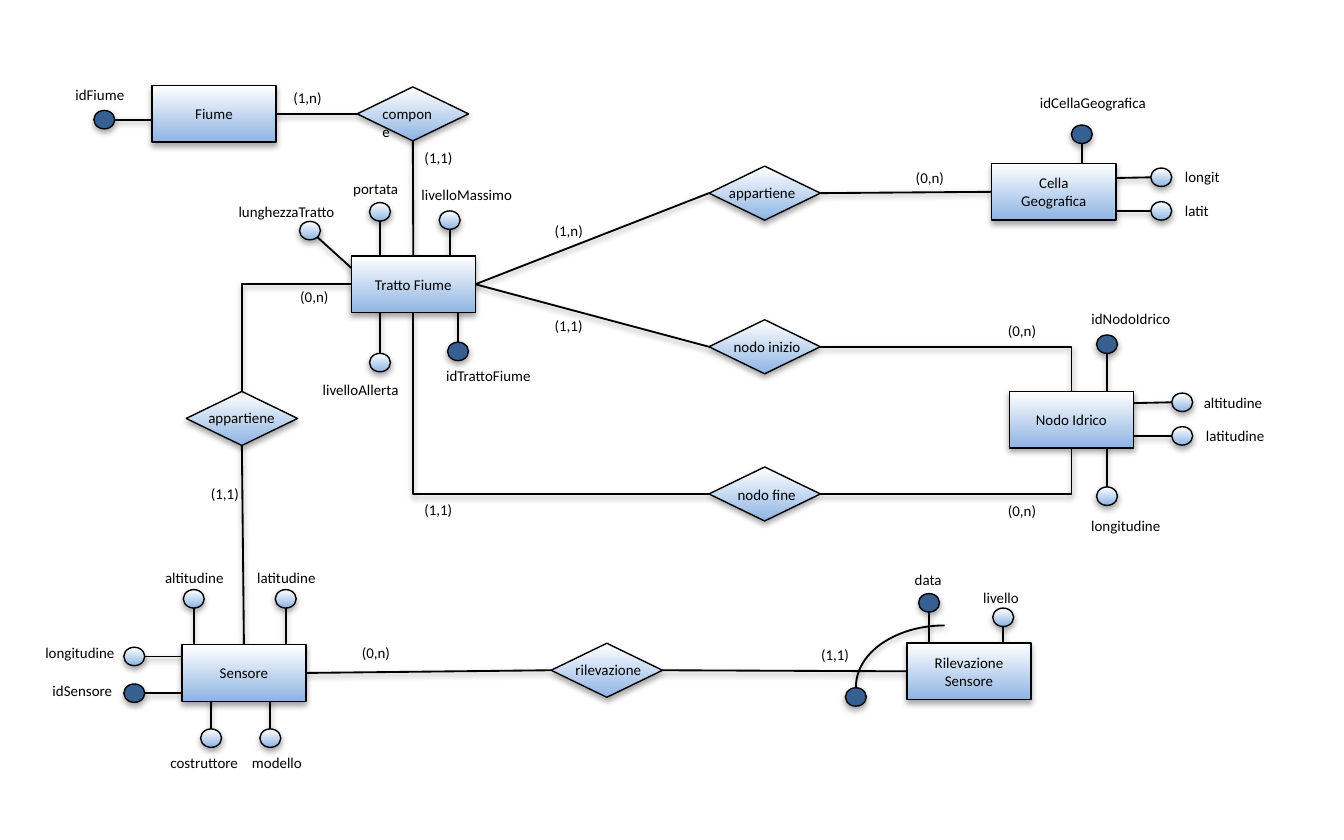
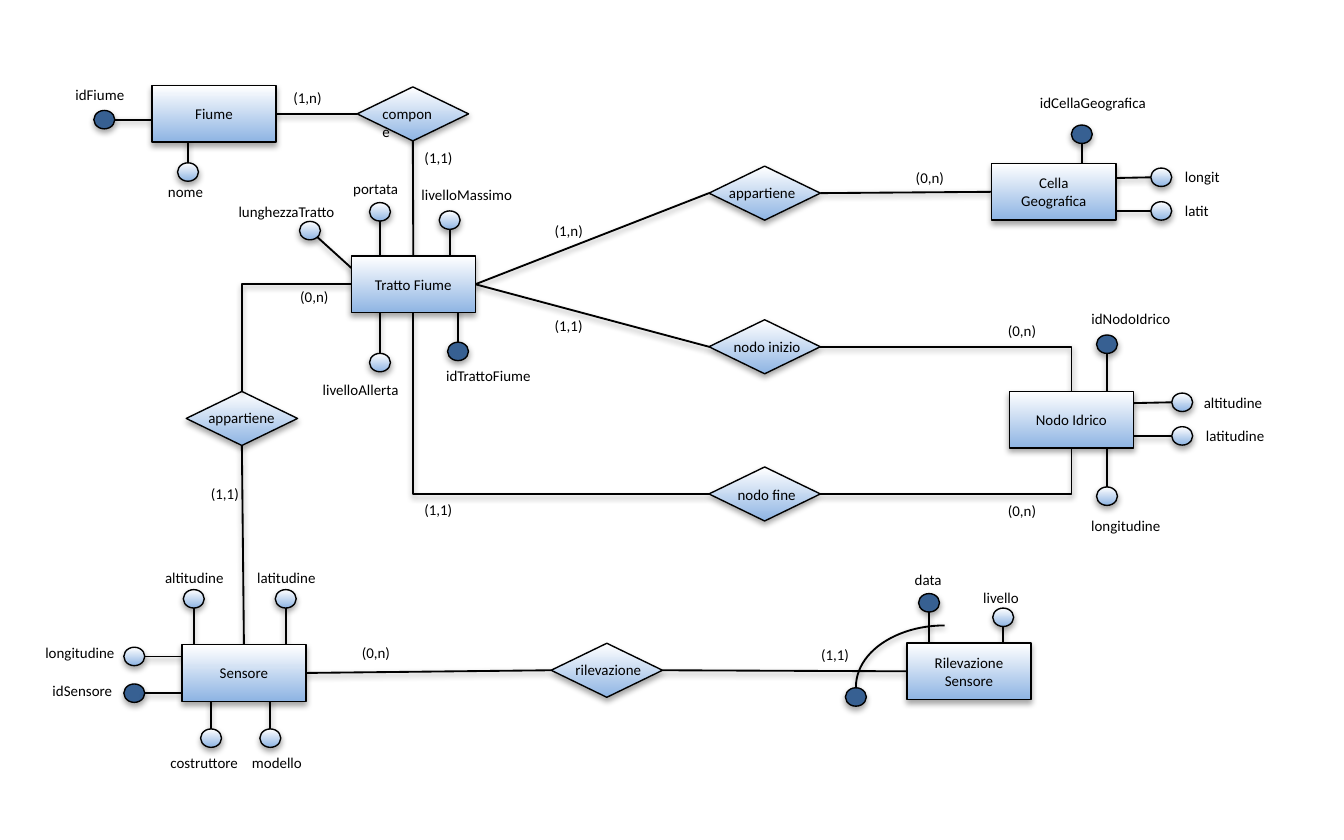
Before and after one commit to Stef23/MRVProject, a slide deck: slide 1 of E-R.pptx. Drawn at 1344x840 pixels with LibreOffice and Linux fonts; fonts in the diff are those of the drawing. Boxes give left, top, right and bottom in pixels: in the first picture for what was removed or moved away, otherwise in the second. Text is boxed around its words. In the diff, an @@ line names an element or a change of style, - is before the commit and + after.

```diff
--- a/E-R.pptx
+++ b/E-R.pptx
@@ line added from (188, 163) to (188, 113), #000000 1 pt @@
@@ ellipse added at <box>177,163,199,181</box>, fill gradient #8EB4E3 to #FFFFFF, outline #000000 0.75 pt @@
@@ text added at <box>168,184,203,197</box>, 8 pt, text #000000 @@
+nome
```
Also in this commit, not shown: 2 other slides changed, 1 other file.
